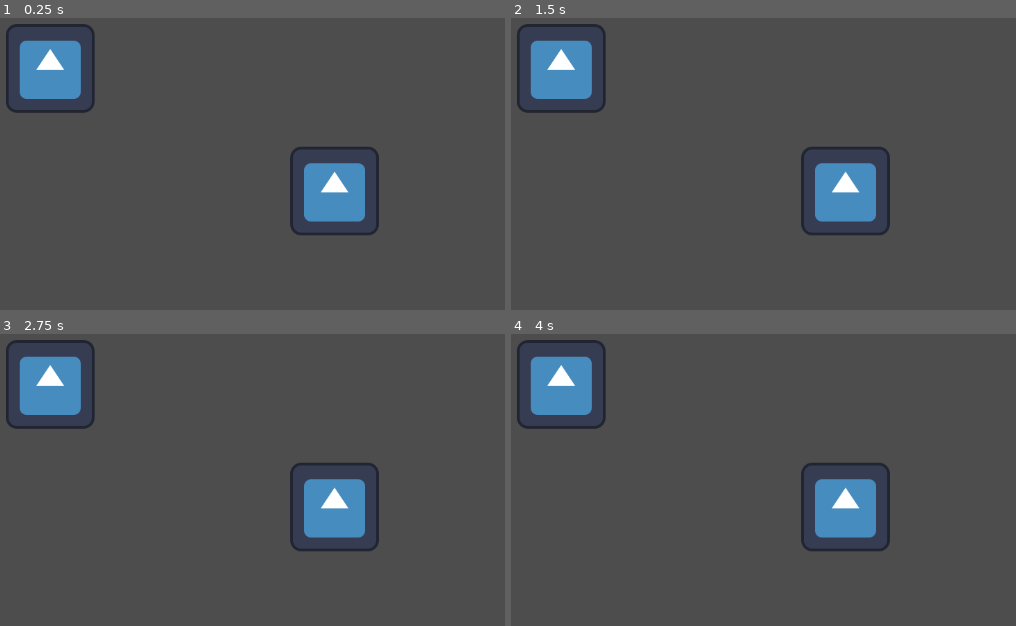
Above: before the commit, frames 1-4 (two rows, left to right).
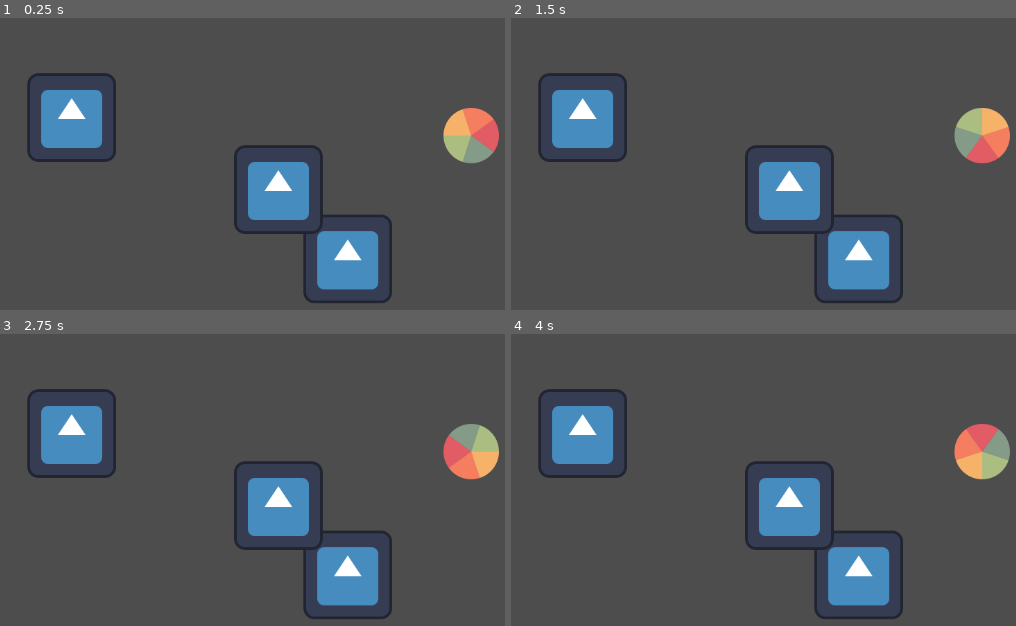
Above: after the commit, the same moments.

Repository: g4m3rm1k3/GodotIntro
Game: Godot game, scene res://main.tscn
Two runs of this game, one before a commit and one after it. Both use one fixed random seed, a clock stepped at 60 frames per second and the inputs below. The engine's default icon, where the game draws it, is replaced by a stand-in: a white triangle on a blue panel in a dark square.
Inputs:
- Up to frame 1 (0.25 s): no input
- Up to frame 2 (1.5 s): no input
- Up to frame 3 (2.75 s): no input
- Up to frame 4 (4 s): no input

The runs differ from the first frame. In frame 1, 15% of the frame differs, in the area x 1-99%, y 2-98%; in frame 2, 15%; in frame 3, 15%; in frame 4, 15%.

Commit message:
added animation

Diff:
--- a/main.tscn
+++ b/main.tscn
@@ -1,13 +1,21 @@
-[gd_scene load_steps=2 format=3 uid="uid://bsqhbimmxruj3"]
+[gd_scene load_steps=3 format=3 uid="uid://bsqhbimmxruj3"]
 
 [ext_resource type="Texture2D" uid="uid://cpjwsqhbvab8d" path="res://icon.svg" id="1_yo4jb"]
+[ext_resource type="PackedScene" uid="uid://bjqcej6bri3vq" path="res://spinner.tscn" id="2_o7r04"]
 
 [node name="Main" type="Node2D"]
 
 [node name="Icon" type="Sprite2D" parent="."]
-position = Vector2(579, 306)
+position = Vector2(598, 404)
+texture = ExtResource("1_yo4jb")
+
+[node name="Icon3" type="Sprite2D" parent="Icon"]
+position = Vector2(-100, -100)
 texture = ExtResource("1_yo4jb")
 
 [node name="Icon2" type="Sprite2D" parent="."]
-position = Vector2(169, 129)
+position = Vector2(200, 200)
 texture = ExtResource("1_yo4jb")
+
+[node name="Spinner" parent="." instance=ExtResource("2_o7r04")]
+position = Vector2(776, 226)
--- /dev/null
+++ b/pie.svg
@@ -0,0 +1,15 @@
+<?xml version="1.0" encoding="utf-8"?><svg xml:space="preserve" viewBox="0 0 100 100" y="0" x="0" xmlns="http://www.w3.org/2000/svg" id="Layer_1" version="1.1" width="200px" height="200px" xmlns:xlink="http://www.w3.org/1999/xlink" style="width:100%;height:100%;background-size:initial;background-repeat-y:initial;background-repeat-x:initial;background-position-y:initial;background-position-x:initial;background-origin:initial;background-image:initial;background-color:rgb(255, 255, 255);background-clip:initial;background-attachment:initial;animation-play-state:paused" ><g class="ldl-scale" style="transform-origin:50% 50%;transform:rotate(0deg) scale(0.8, 0.8);animation-play-state:paused" ><path fill="#acbd81" d="M50 50v40c17.8 0 32.8-11.6 38-27.6L50 50z" data-darkreader-inline-fill="" style="fill:rgb(172, 189, 129);animation-play-state:paused" ></path>
+<path fill="#849b87" d="M50 50l38 12.4c5.5-16.9-.9-34.8-14.5-44.7L50 50z" data-darkreader-inline-fill="" style="fill:rgb(132, 155, 135);animation-play-state:paused" ></path>
+<path fill="#e15c64" d="M50 50l23.5-32.4c-14.4-10.4-33.4-9.9-47 0L50 50z" data-darkreader-inline-fill="" style="fill:rgb(225, 92, 100);animation-play-state:paused" ></path>
+<path fill="#f47e5f" d="M50 50L26.5 17.6A39.945 39.945 0 0 0 12 62.4L50 50z" data-darkreader-inline-fill="" style="fill:rgb(244, 126, 95);animation-play-state:paused" ></path>
+<path fill="#f7b26a" d="M50 50L12 62.4C17.5 79.3 33.1 90 50 90V50z" data-darkreader-inline-fill="" style="fill:rgb(247, 178, 106);animation-play-state:paused" ></path>
+<metadata xmlns:d="https://loading.io/stock/" style="animation-play-state:paused" ><d:name style="animation-play-state:paused" >pie</d:name>
+
+
+<d:tags style="animation-play-state:paused" >donut,percent,circle,proportion,ratio,pizza,pie,spinner</d:tags>
+
+
+<d:license style="animation-play-state:paused" >by</d:license>
+
+
+<d:slug style="animation-play-state:paused" >3157vv</d:slug></metadata></g><!-- generated by https://loading.io/ --></svg>
--- /dev/null
+++ b/spinner.tscn
@@ -0,0 +1,50 @@
+[gd_scene load_steps=5 format=3 uid="uid://bjqcej6bri3vq"]
+
+[ext_resource type="Texture2D" uid="uid://byt62lvlpdtmm" path="res://pie.svg" id="1_jbkp8"]
+
+[sub_resource type="Animation" id="Animation_7lorh"]
+resource_name = "spin"
+loop_mode = 1
+tracks/0/type = "value"
+tracks/0/imported = false
+tracks/0/enabled = true
+tracks/0/path = NodePath(".:rotation")
+tracks/0/interp = 1
+tracks/0/loop_wrap = true
+tracks/0/keys = {
+"times": PackedFloat32Array(0, 1),
+"transitions": PackedFloat32Array(1, 1),
+"update": 0,
+"values": [0.0, 6.28319]
+}
+
+[sub_resource type="Animation" id="Animation_3p4w5"]
+length = 0.001
+tracks/0/type = "value"
+tracks/0/imported = false
+tracks/0/enabled = true
+tracks/0/path = NodePath(".:rotation")
+tracks/0/interp = 1
+tracks/0/loop_wrap = true
+tracks/0/keys = {
+"times": PackedFloat32Array(0),
+"transitions": PackedFloat32Array(1),
+"update": 0,
+"values": [0.0]
+}
+
+[sub_resource type="AnimationLibrary" id="AnimationLibrary_8fh7x"]
+_data = {
+"RESET": SubResource("Animation_3p4w5"),
+"spin": SubResource("Animation_7lorh")
+}
+
+[node name="Spinner" type="Sprite2D"]
+scale = Vector2(0.5, 0.5)
+texture = ExtResource("1_jbkp8")
+
+[node name="AnimationPlayer" type="AnimationPlayer" parent="."]
+autoplay = "spin"
+libraries = {
+"": SubResource("AnimationLibrary_8fh7x")
+}
Not shown, added: pie.svg.import
